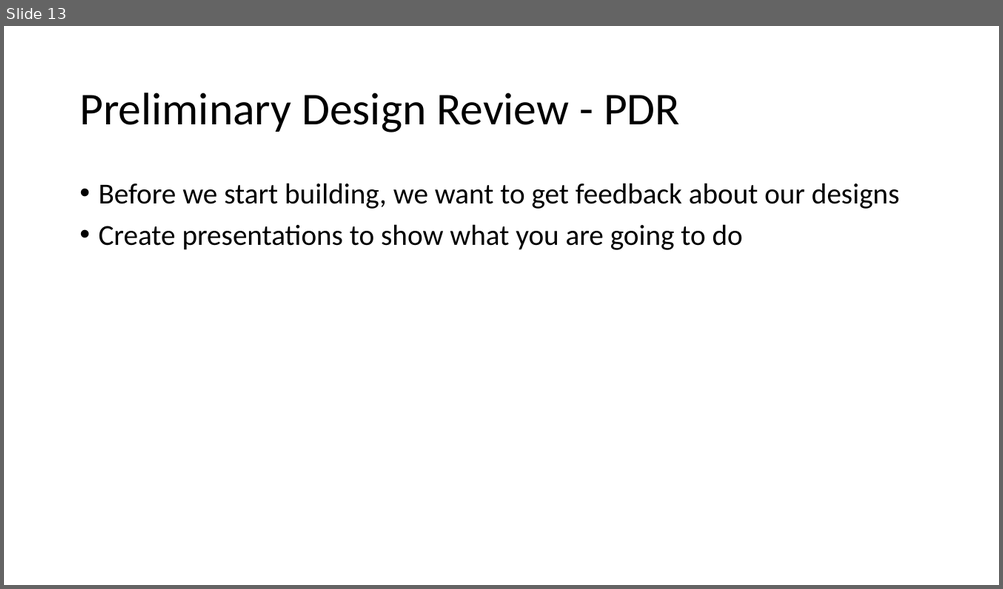
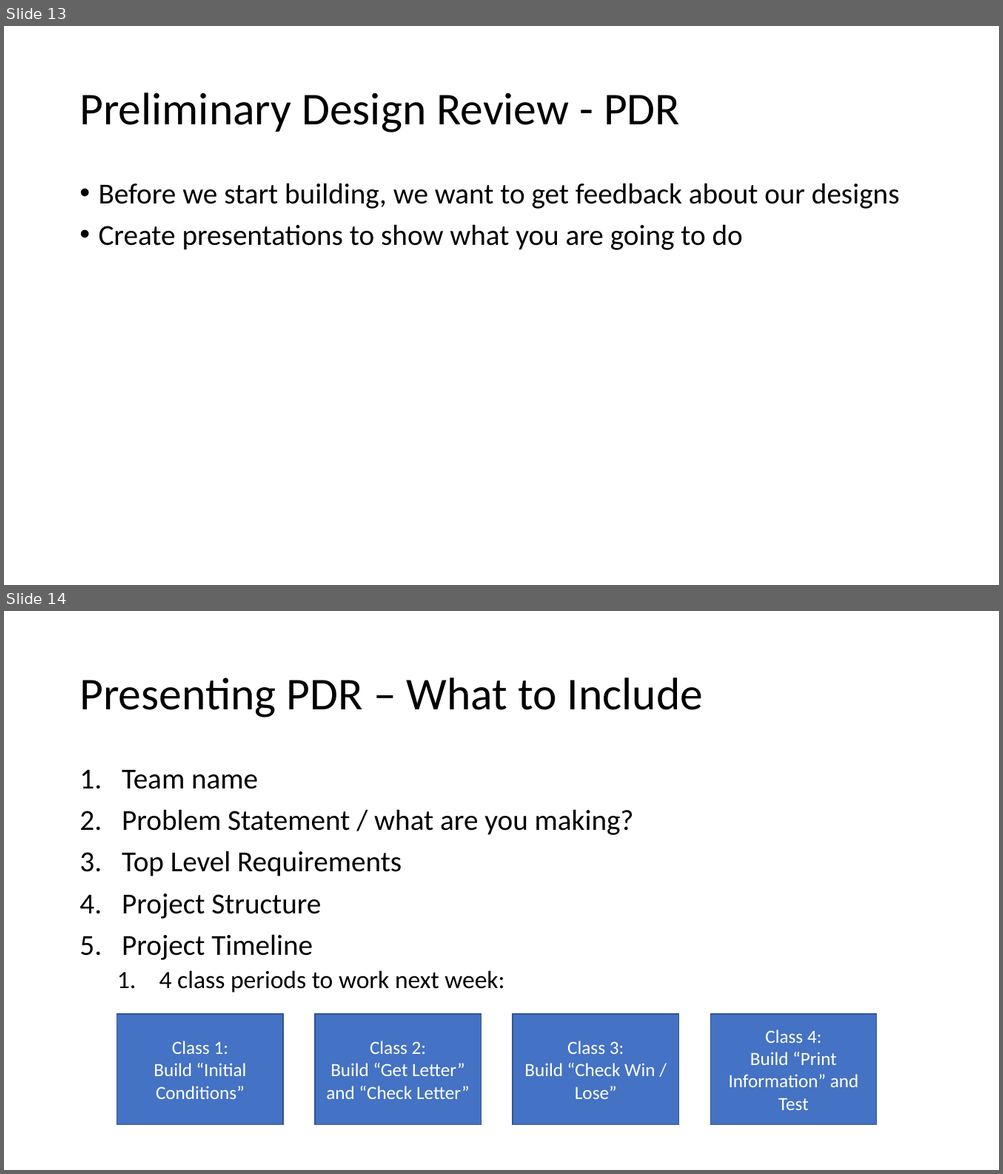
Before and after one commit to jlwgong/hangman, a slide deck: presentations/archive/Engineering III.pptx. Shown one above the other, each under a label of ours: slide 13 before the commit, slides 13 and 14 after it. The pictures are 1003x589 and 1003x1174 pixels, drawn with LibreOffice and Linux fonts; fonts in the diff are those of the drawing. Boxes give left, top, right and bottom in pixels: in the first picture for what was removed or moved away, otherwise in the second. Text is boxed around its words. In the diff, an @@ line names an element or a change of style, - is before the commit and + after.

```diff
--- a/presentations/archive/Engineering III.pptx
+++ b/presentations/archive/Engineering III.pptx
@@ slide 14 added at (4, 611, 999, 1170), background #FFFFFF @@
@@ title added at (79, 678, 703, 718), 44 pt, text #000000 @@
+Presenting PDR – What to Include
@@ text added at (122, 770, 634, 993), 28 pt, text #000000 @@
+1. Team name
+2. Problem Statement / what are you making?
+3. Top Level Requirements
+4. Project Structure
+5. Project Timeline
+  1. 4 class periods to work next week:
@@ rectangle added at (117, 1014, 284, 1125), fill #4472C4, outline #325491 1 pt, 18 pt, text #FFFFFF @@
+Class 1:
+Build “Initial Conditions”
@@ rectangle added at (315, 1014, 481, 1125), fill #4472C4, outline #325491 1 pt, 18 pt, text #FFFFFF @@
+Class 2:
+Build “Get Letter” and “Check Letter”
@@ rectangle added at (513, 1014, 679, 1125), fill #4472C4, outline #325491 1 pt, 18 pt, text #FFFFFF @@
+Class 3:
+Build “Check Win / Lose”
@@ rectangle added at (711, 1014, 877, 1125), fill #4472C4, outline #325491 1 pt, 18 pt, text #FFFFFF @@
+Class 4:
+Build “Print Information” and Test
```
Also in this commit, not shown: 1 slide removed, 1 other file.
